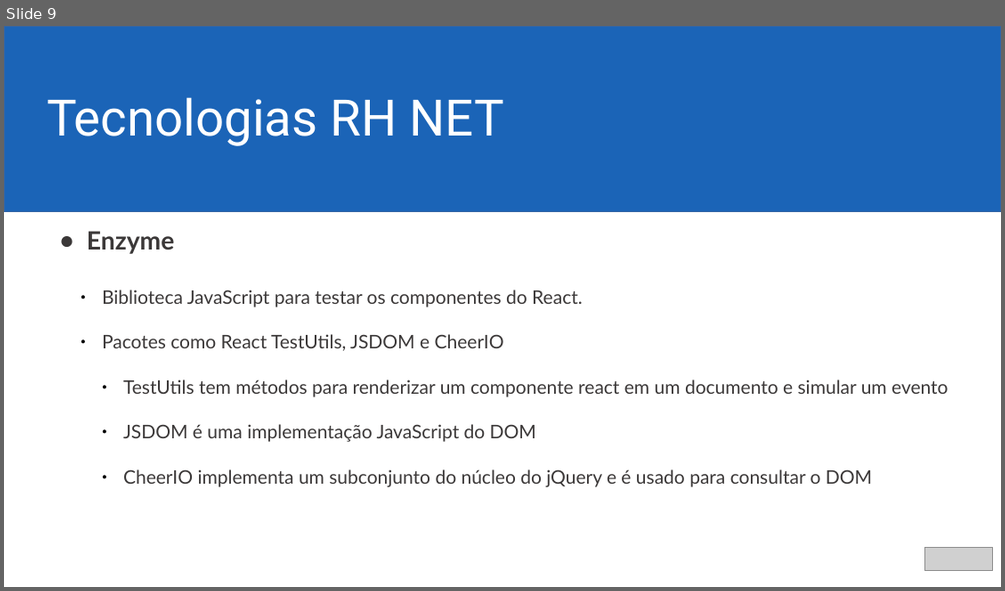
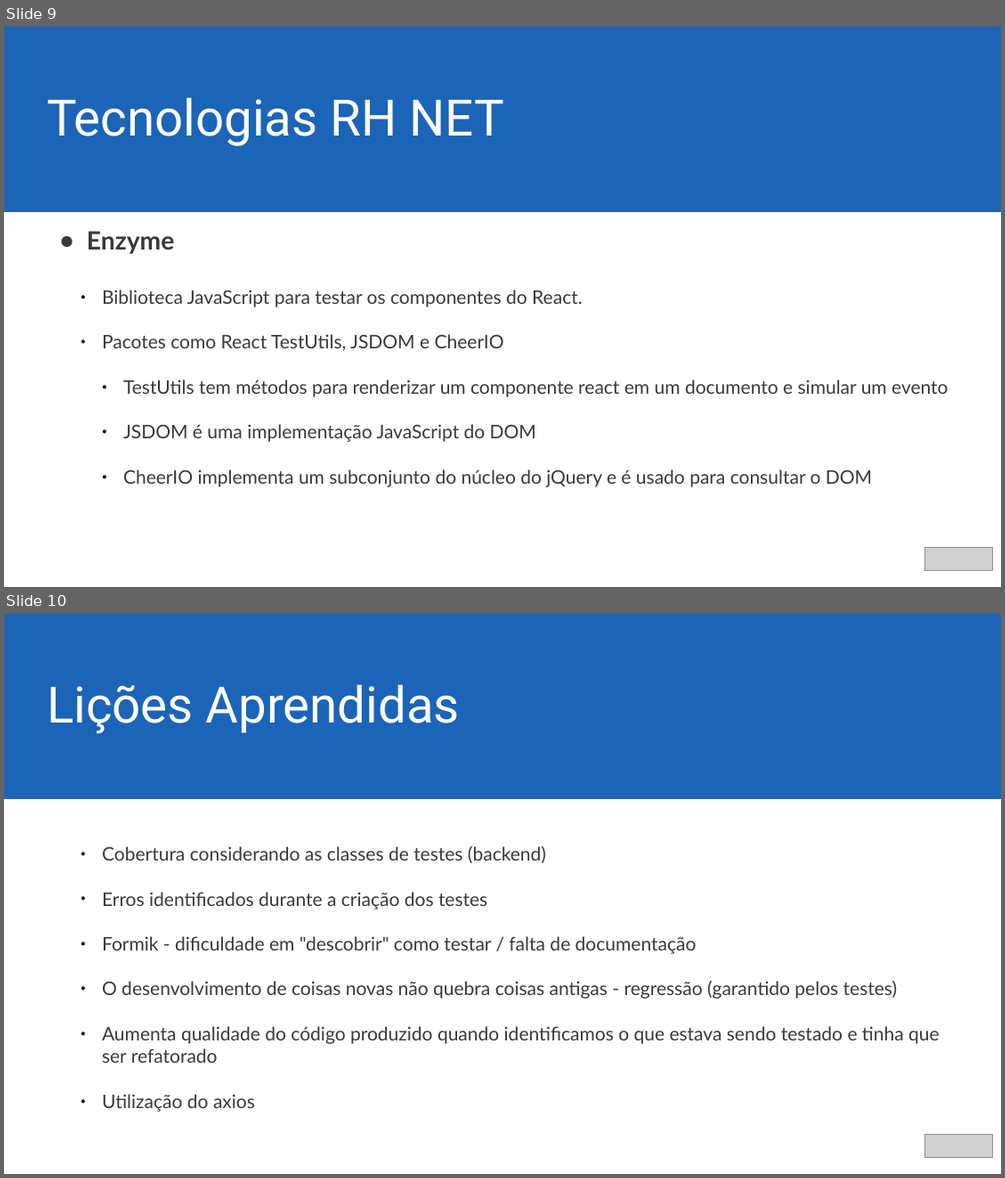
Before and after one commit to ericjrsilva/meetup-react-tests, a slide deck: apresentacao.odp. Shown one above the other, each under a label of ours: slide 9 before the commit, slides 9 and 10 after it. The pictures are 1005x591 and 1005x1178 pixels, drawn with LibreOffice and Linux fonts; fonts in the diff are those of the drawing; grey boxes stand for pictures; background and template pictures are left out. Boxes give left, top, right and bottom in pixels: in the first picture for what was removed or moved away, otherwise in the second. Text is boxed around its words. In the diff, an @@ line names an element or a change of style, - is before the commit and + after.

```diff
--- a/apresentacao.odp
+++ b/apresentacao.odp
@@ slide 10 added at (x1=4, y1=613, x2=1001, y2=1174), background #FFFFFF @@
@@ rectangle added at (x1=4, y1=613, x2=1001, y2=798), fill #1B64B7, outline #3465A4 0 pt @@
@@ text added at (x1=47, y1=684, x2=460, y2=734), 40 pt, text #FFFFFF @@
+Lições Aprendidas
@@ text added at (x1=102, y1=846, x2=939, y2=1111), 14.9 pt, text #3B3838 @@
+  ● Cobertura considerando as classes de testes (backend)
+  ● Erros identificados durante a criação dos testes
+  ● Formik - dificuldade em "descobrir" como testar / falta de documentação
+  ● O desenvolvimento de coisas novas não quebra coisas antigas - regressão (garantido pelos testes)
+  ● Aumenta qualidade do código produzido quando identificamos o que estava sendo testado e tinha que ser refatorado
+  ● Utilização do axios
@@ picture added at (x1=926, y1=1134, x2=993, y2=1158) @@
```
Also in this commit, not shown: 1 slide changed, 2 slides removed.
